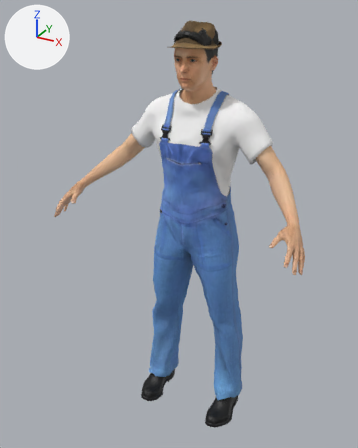
Renders of the glTF model public/assets/chars/npc/v_granjero.glb from each side of a commit.
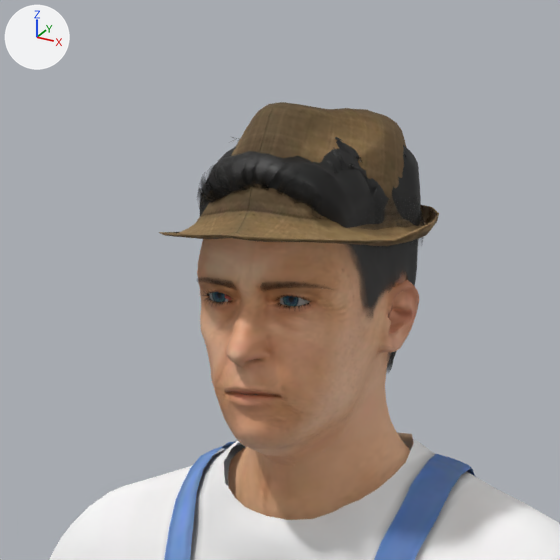
Each version is shown whole from a camera (50 mm lens) standing at (0.979, -1.982, 1.988) and looking at (-0.046, -0.119, 1.057), then close up on the part from 38% to 69% of the width and 0% to 25% of the height. The lights are fixed; the arrows at upper left show +X, +Y and +Z. The first two pictures are the older version. Vertices at exactly the same position are counted once.

The first close-up shows 'v_granjero'.
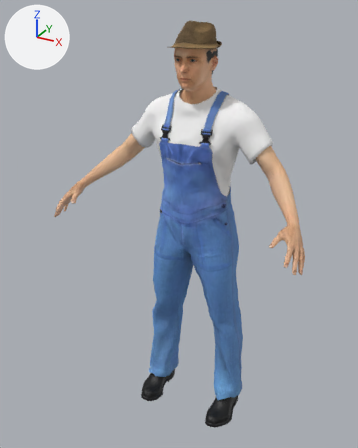
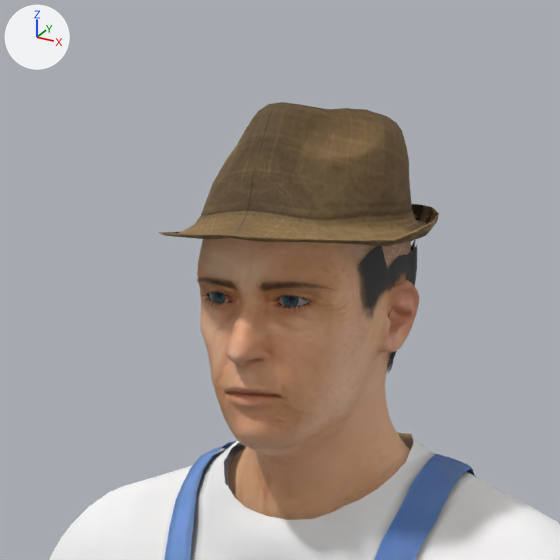
The change, as JSON lines over the scene's bpy script:
```json
{"block": "me_v_granjero", "where": "# used by ob_v_granjero; location = (0.0, 0.0, 0.0)"}
{"op": "remove", "block": "me_v_granjero", "code": "me_v_granjero.from_pydata(...)  # 22929 vertices, 41732 faces; spans x -0.6..0.6, y -0.39..0.12, z 0.0..1.94"}
{"op": "add", "block": "me_v_granjero", "code": "me_v_granjero.from_pydata(...)  # 20229 vertices, 38498 faces; spans x -0.6..0.6, y -0.39..0.12, z 0.0..1.94"}
{"block": "me_v_granjero", "change": "me_v_granjero part 1: 196 loose pieces with 1782 vertices, spanning x -0.08..0.07, y -0.16..0.06, z 1.82..1.93, are deleted"}
{"block": "me_v_granjero", "change": "me_v_granjero part 2: 9 vertices moved within x -0.02..0.05, y 0.04..0.06, z 1.83; 918 vertices removed from x -0.08..0.08, y -0.15..0.06, z 1.81..1.93"}
```

Changed parts and their boxes (x1, y1, x2, y2) in the close-ups (560 x 560 px):
```json
{"part": 1, "of": "me_v_granjero", "change": "deleted", "before": [197, 137, 419, 219]}
{"part": 2, "of": "me_v_granjero", "change": "cut back", "before": [199, 139, 424, 289], "after": [412, 240, 415, 250], "on screen": "mostly hidden afterwards"}
```
